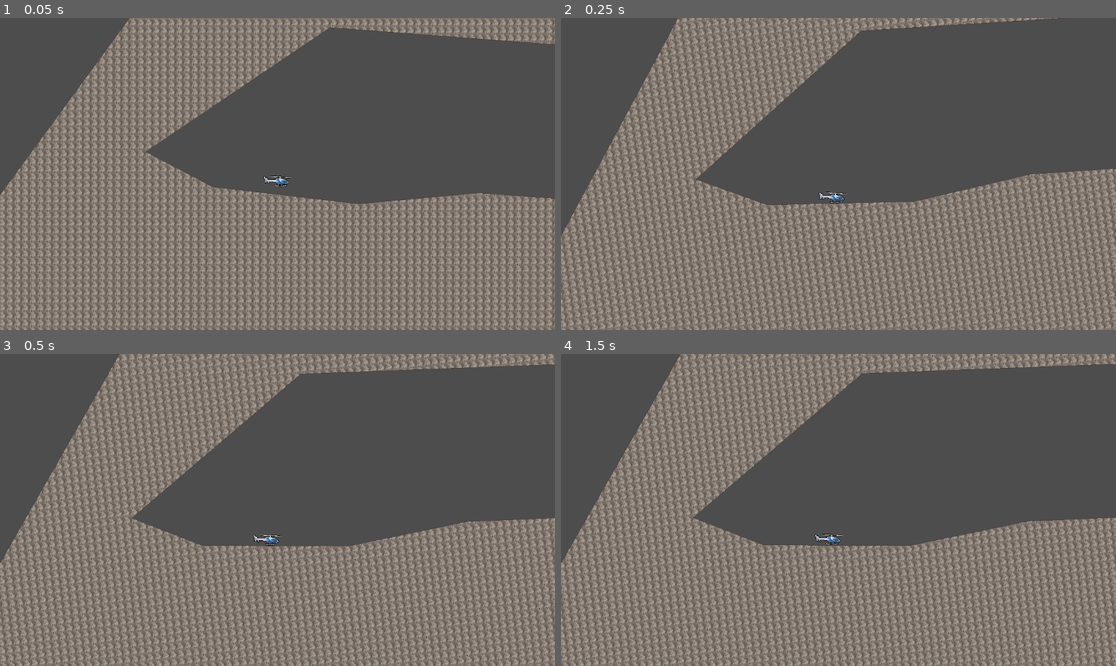
Above: before the commit, frames 1-4 (two rows, left to right).
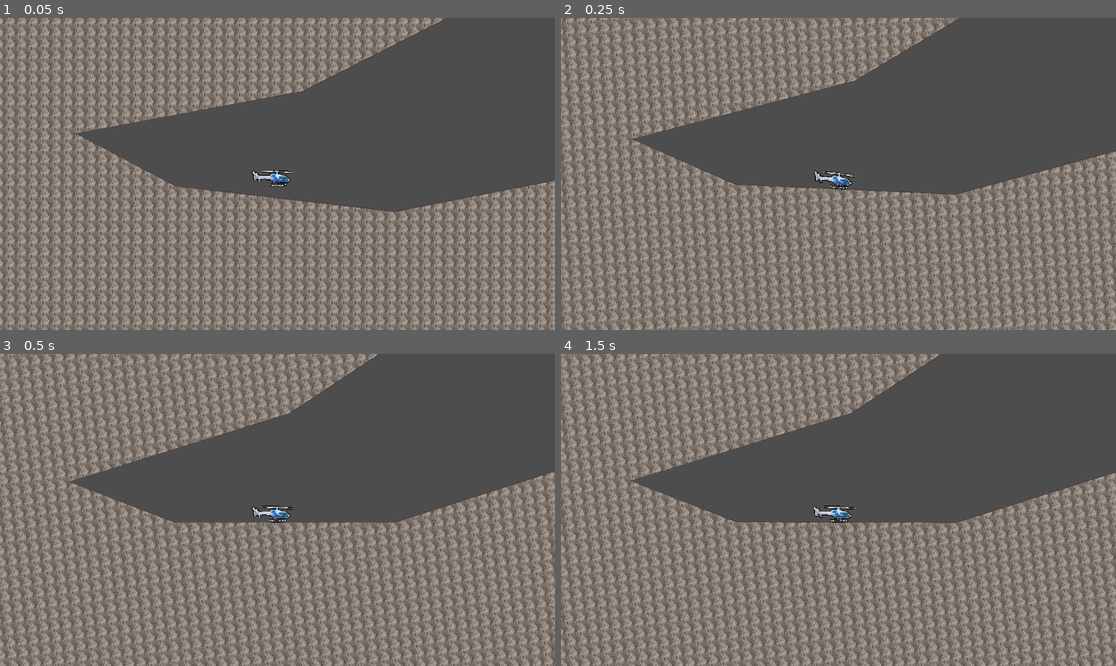
Above: after the commit, the same moments.

Repository: crispyBrownWork/fathelicopter
Game: Godot game, scene res://world_environment.tscn
Same seed, same stepped clock (60 frames per second), same inputs: the game is played once before the commit and once after it.
Inputs (mouse positions are in pixels of both pictures, inside the frame that each line leads up to):
- Up to frame 1 (0.05 s): no input
- Up to frame 2 (0.25 s): no input
- Up to frame 3 (0.5 s): no input
- Up to frame 4 (1.5 s): tap Enter at 0.5 s; move the mouse to (960, 494) at 0.52 s; hold Right (ui_right) 0.53-1.25 s; hold Alt 0.53-1.25 s; click (960, 494) at 0.67 s; tap Space at 0.77, 1.25 s; drag from (727, 525) to (810, 572) at 1.27 s

The runs differ from the first frame. In frame 1, 39% of the frame differs, in the area x 0-100%, y 0-100%; in frame 2, 38%; in frame 3, 40%; in frame 4, 40%.

Commit message:
removed camera offset

Diff:
--- a/world_environment.tscn
+++ b/world_environment.tscn
@@ -13,7 +13,7 @@
 [ext_resource type="Script" path="res://addons/rmsmartshape/materials/shape_material.gd" id="10_p0ep2"]
 [ext_resource type="Script" path="res://RigidBody2D.gd" id="11_k5bjk"]
 
-[sub_resource type="Resource" id="Resource_5dvvg"]
+[sub_resource type="Resource" id="Resource_03r7b"]
 script = ExtResource("3_lqk3r")
 texture_idx = 0
 flip = false
@@ -24,9 +24,9 @@
 position = Vector2(125.422, 340.091)
 point_in = Vector2(0, 0)
 point_out = Vector2(0, 0)
-properties = SubResource("Resource_5dvvg")
-
-[sub_resource type="Resource" id="Resource_hjlyl"]
+properties = SubResource("Resource_03r7b")
+
+[sub_resource type="Resource" id="Resource_pgwqg"]
 script = ExtResource("3_lqk3r")
 texture_idx = 0
 flip = false
@@ -37,9 +37,9 @@
 position = Vector2(264.415, 412.967)
 point_in = Vector2(0, 0)
 point_out = Vector2(0, 0)
-properties = SubResource("Resource_hjlyl")
-
-[sub_resource type="Resource" id="Resource_sen72"]
+properties = SubResource("Resource_pgwqg")
+
+[sub_resource type="Resource" id="Resource_hffkm"]
 script = ExtResource("3_lqk3r")
 texture_idx = 0
 flip = false
@@ -50,9 +50,9 @@
 position = Vector2(567.034, 448.314)
 point_in = Vector2(0, 0)
 point_out = Vector2(0, 0)
-properties = SubResource("Resource_sen72")
-
-[sub_resource type="Resource" id="Resource_sl6bo"]
+properties = SubResource("Resource_hffkm")
+
+[sub_resource type="Resource" id="Resource_56gq8"]
 script = ExtResource("3_lqk3r")
 texture_idx = 0
 flip = false
@@ -60,12 +60,12 @@
 
 [sub_resource type="Resource" id="Resource_qb1jj"]
 script = ExtResource("4_73ilf")
-position = Vector2(815.239, 425.636)
-point_in = Vector2(0, 0)
-point_out = Vector2(0, 0)
-properties = SubResource("Resource_sl6bo")
-
-[sub_resource type="Resource" id="Resource_ejn20"]
+position = Vector2(864.44, 390.054)
+point_in = Vector2(0, 0)
+point_out = Vector2(0, 0)
+properties = SubResource("Resource_56gq8")
+
+[sub_resource type="Resource" id="Resource_v8f85"]
 script = ExtResource("3_lqk3r")
 texture_idx = 0
 flip = false
@@ -73,12 +73,12 @@
 
 [sub_resource type="Resource" id="Resource_dxkk4"]
 script = ExtResource("4_73ilf")
-position = Vector2(1551.12, 469.199)
-point_in = Vector2(0, 0)
-point_out = Vector2(0, 0)
-properties = SubResource("Resource_ejn20")
-
-[sub_resource type="Resource" id="Resource_cgh3e"]
+position = Vector2(1577.82, 307.683)
+point_in = Vector2(0, 0)
+point_out = Vector2(0, 0)
+properties = SubResource("Resource_v8f85")
+
+[sub_resource type="Resource" id="Resource_n1fq8"]
 script = ExtResource("3_lqk3r")
 texture_idx = 0
 flip = false
@@ -89,9 +89,9 @@
 position = Vector2(1368.23, 733.642)
 point_in = Vector2(0, 0)
 point_out = Vector2(0, 0)
-properties = SubResource("Resource_cgh3e")
-
-[sub_resource type="Resource" id="Resource_v7d3i"]
+properties = SubResource("Resource_n1fq8")
+
+[sub_resource type="Resource" id="Resource_rbp7r"]
 script = ExtResource("3_lqk3r")
 texture_idx = 0
 flip = false
@@ -102,9 +102,9 @@
 position = Vector2(468.76, 859.049)
 point_in = Vector2(0, 0)
 point_out = Vector2(0, 0)
-properties = SubResource("Resource_v7d3i")
-
-[sub_resource type="Resource" id="Resource_8mkyl"]
+properties = SubResource("Resource_rbp7r")
+
+[sub_resource type="Resource" id="Resource_bb0mr"]
 script = ExtResource("3_lqk3r")
 texture_idx = 0
 flip = false
@@ -115,9 +115,9 @@
 position = Vector2(125.422, 340.091)
 point_in = Vector2(0, 0)
 point_out = Vector2(0, 0)
-properties = SubResource("Resource_8mkyl")
-
-[sub_resource type="Resource" id="Resource_vouaj"]
+properties = SubResource("Resource_bb0mr")
+
+[sub_resource type="Resource" id="Resource_q5p6f"]
 script = ExtResource("3_lqk3r")
 texture_idx = 0
 flip = false
@@ -128,9 +128,9 @@
 position = Vector2(-37.728, 780.934)
 point_in = Vector2(0, 0)
 point_out = Vector2(0, 0)
-properties = SubResource("Resource_vouaj")
-
-[sub_resource type="Resource" id="Resource_4d3r2"]
+properties = SubResource("Resource_q5p6f")
+
+[sub_resource type="Resource" id="Resource_n7ny5"]
 script = ExtResource("3_lqk3r")
 texture_idx = 0
 flip = false
@@ -141,9 +141,9 @@
 position = Vector2(182.758, 791.013)
 point_in = Vector2(0, 0)
 point_out = Vector2(0, 0)
-properties = SubResource("Resource_4d3r2")
-
-[sub_resource type="Resource" id="Resource_jn7hi"]
+properties = SubResource("Resource_n7ny5")
+
+[sub_resource type="Resource" id="Resource_syrkm"]
 script = ExtResource("3_lqk3r")
 texture_idx = 0
 flip = false
@@ -154,9 +154,9 @@
 position = Vector2(932.036, 860.941)
 point_in = Vector2(0, 0)
 point_out = Vector2(0, 0)
-properties = SubResource("Resource_jn7hi")
-
-[sub_resource type="Resource" id="Resource_e7ey3"]
+properties = SubResource("Resource_syrkm")
+
+[sub_resource type="Resource" id="Resource_5nrld"]
 script = ExtResource("3_lqk3r")
 texture_idx = 0
 flip = false
@@ -167,9 +167,9 @@
 position = Vector2(3070.97, -525.528)
 point_in = Vector2(0, 0)
 point_out = Vector2(0, 0)
-properties = SubResource("Resource_e7ey3")
-
-[sub_resource type="Resource" id="Resource_4uin7"]
+properties = SubResource("Resource_5nrld")
+
+[sub_resource type="Resource" id="Resource_si231"]
 script = ExtResource("3_lqk3r")
 texture_idx = 0
 flip = false
@@ -180,9 +180,9 @@
 position = Vector2(1182.22, 451.571)
 point_in = Vector2(0, 0)
 point_out = Vector2(0, 0)
-properties = SubResource("Resource_4uin7")
-
-[sub_resource type="Resource" id="Resource_nqjg0"]
+properties = SubResource("Resource_si231")
+
+[sub_resource type="Resource" id="Resource_nagjg"]
 script = ExtResource("3_lqk3r")
 texture_idx = 0
 flip = false
@@ -193,9 +193,9 @@
 position = Vector2(-348.411, 664.197)
 point_in = Vector2(0, 0)
 point_out = Vector2(0, 0)
-properties = SubResource("Resource_nqjg0")
-
-[sub_resource type="Resource" id="Resource_40ede"]
+properties = SubResource("Resource_nagjg")
+
+[sub_resource type="Resource" id="Resource_5ms0v"]
 script = ExtResource("3_lqk3r")
 texture_idx = 0
 flip = false
@@ -206,9 +206,9 @@
 position = Vector2(145.48, -11.2319)
 point_in = Vector2(0, 0)
 point_out = Vector2(0, 0)
-properties = SubResource("Resource_40ede")
-
-[sub_resource type="Resource" id="Resource_wybp1"]
+properties = SubResource("Resource_5ms0v")
+
+[sub_resource type="Resource" id="Resource_bsd6y"]
 script = ExtResource("3_lqk3r")
 texture_idx = 0
 flip = false
@@ -216,12 +216,12 @@
 
 [sub_resource type="Resource" id="Resource_yr2kw"]
 script = ExtResource("4_73ilf")
-position = Vector2(508.556, 82.2069)
-point_in = Vector2(0, 0)
-point_out = Vector2(0, 0)
-properties = SubResource("Resource_wybp1")
-
-[sub_resource type="Resource" id="Resource_r5umn"]
+position = Vector2(773.664, 112.753)
+point_in = Vector2(0, 0)
+point_out = Vector2(0, 0)
+properties = SubResource("Resource_bsd6y")
+
+[sub_resource type="Resource" id="Resource_mq7p0"]
 script = ExtResource("3_lqk3r")
 texture_idx = 0
 flip = false
@@ -232,9 +232,9 @@
 position = Vector2(1138.6, -53.9467)
 point_in = Vector2(0, 0)
 point_out = Vector2(0, 0)
-properties = SubResource("Resource_r5umn")
-
-[sub_resource type="Resource" id="Resource_a33dr"]
+properties = SubResource("Resource_mq7p0")
+
+[sub_resource type="Resource" id="Resource_7l7e0"]
 script = ExtResource("3_lqk3r")
 texture_idx = 0
 flip = false
@@ -242,12 +242,12 @@
 
 [sub_resource type="Resource" id="Resource_5vhp3"]
 script = ExtResource("4_73ilf")
-position = Vector2(1138.6, 130.261)
-point_in = Vector2(0, 0)
-point_out = Vector2(0, 0)
-properties = SubResource("Resource_a33dr")
-
-[sub_resource type="Resource" id="Resource_y8f0y"]
+position = Vector2(1179.98, 198.338)
+point_in = Vector2(0, 0)
+point_out = Vector2(0, 0)
+properties = SubResource("Resource_7l7e0")
+
+[sub_resource type="Resource" id="Resource_p7u7c"]
 script = ExtResource("3_lqk3r")
 texture_idx = 0
 flip = false
@@ -255,12 +255,12 @@
 
 [sub_resource type="Resource" id="Resource_bdcjh"]
 script = ExtResource("4_73ilf")
-position = Vector2(1795.34, 122.252)
-point_in = Vector2(0, 0)
-point_out = Vector2(0, 0)
-properties = SubResource("Resource_y8f0y")
-
-[sub_resource type="Resource" id="Resource_jabnd"]
+position = Vector2(2213.55, 80.92)
+point_in = Vector2(0, 0)
+point_out = Vector2(0, 0)
+properties = SubResource("Resource_p7u7c")
+
+[sub_resource type="Resource" id="Resource_vp3ik"]
 script = ExtResource("3_lqk3r")
 texture_idx = 0
 flip = false
@@ -271,9 +271,9 @@
 position = Vector2(1856.74, -56.6164)
 point_in = Vector2(0, 0)
 point_out = Vector2(0, 0)
-properties = SubResource("Resource_jabnd")
-
-[sub_resource type="Resource" id="Resource_dykup"]
+properties = SubResource("Resource_vp3ik")
+
+[sub_resource type="Resource" id="Resource_ra6rk"]
 script = ExtResource("3_lqk3r")
 texture_idx = 0
 flip = false
@@ -281,12 +281,12 @@
 
 [sub_resource type="Resource" id="Resource_cs4kf"]
 script = ExtResource("4_73ilf")
-position = Vector2(2396.73, 211.196)
-point_in = Vector2(0, 0)
-point_out = Vector2(0, 0)
-properties = SubResource("Resource_dykup")
-
-[sub_resource type="Resource" id="Resource_p3q3m"]
+position = Vector2(2226.12, -241.645)
+point_in = Vector2(0, 0)
+point_out = Vector2(0, 0)
+properties = SubResource("Resource_ra6rk")
+
+[sub_resource type="Resource" id="Resource_0ge3k"]
 script = ExtResource("3_lqk3r")
 texture_idx = 0
 flip = false
@@ -297,9 +297,9 @@
 position = Vector2(2983.85, 853.756)
 point_in = Vector2(0, 0)
 point_out = Vector2(0, 0)
-properties = SubResource("Resource_p3q3m")
-
-[sub_resource type="Resource" id="Resource_oifad"]
+properties = SubResource("Resource_0ge3k")
+
+[sub_resource type="Resource" id="Resource_ktf3x"]
 script = ExtResource("3_lqk3r")
 texture_idx = 0
 flip = false
@@ -307,12 +307,12 @@
 
 [sub_resource type="Resource" id="Resource_f6bta"]
 script = ExtResource("4_73ilf")
-position = Vector2(2850.3, 533.736)
-point_in = Vector2(0, 0)
-point_out = Vector2(0, 0)
-properties = SubResource("Resource_oifad")
-
-[sub_resource type="Resource" id="Resource_daxjf"]
+position = Vector2(2693.5, 427.79)
+point_in = Vector2(0, 0)
+point_out = Vector2(0, 0)
+properties = SubResource("Resource_ktf3x")
+
+[sub_resource type="Resource" id="Resource_ientv"]
 script = ExtResource("3_lqk3r")
 texture_idx = 0
 flip = false
@@ -323,9 +323,9 @@
 position = Vector2(2628.24, -796.635)
 point_in = Vector2(0, 0)
 point_out = Vector2(0, 0)
-properties = SubResource("Resource_daxjf")
-
-[sub_resource type="Resource" id="Resource_6wch7"]
+properties = SubResource("Resource_ientv")
+
+[sub_resource type="Resource" id="Resource_t8ji5"]
 script = ExtResource("3_lqk3r")
 texture_idx = 0
 flip = false
@@ -336,9 +336,9 @@
 position = Vector2(3908.29, -1855.85)
 point_in = Vector2(0, 0)
 point_out = Vector2(0, 0)
-properties = SubResource("Resource_6wch7")
-
-[sub_resource type="Resource" id="Resource_sgdcu"]
+properties = SubResource("Resource_t8ji5")
+
+[sub_resource type="Resource" id="Resource_oef1x"]
 script = ExtResource("3_lqk3r")
 texture_idx = 0
 flip = false
@@ -349,9 +349,9 @@
 position = Vector2(2210.19, -1582)
 point_in = Vector2(0, 0)
 point_out = Vector2(0, 0)
-properties = SubResource("Resource_sgdcu")
-
-[sub_resource type="Resource" id="Resource_3j030"]
+properties = SubResource("Resource_oef1x")
+
+[sub_resource type="Resource" id="Resource_5m2so"]
 script = ExtResource("3_lqk3r")
 texture_idx = 0
 flip = false
@@ -359,12 +359,12 @@
 
 [sub_resource type="Resource" id="Resource_4cj8k"]
 script = ExtResource("4_73ilf")
-position = Vector2(5161.9, -726.842)
-point_in = Vector2(0, 0)
-point_out = Vector2(0, 0)
-properties = SubResource("Resource_3j030")
-
-[sub_resource type="Resource" id="Resource_bau60"]
+position = Vector2(5040.6, -662.625)
+point_in = Vector2(0, 0)
+point_out = Vector2(0, 0)
+properties = SubResource("Resource_5m2so")
+
+[sub_resource type="Resource" id="Resource_iuobi"]
 script = ExtResource("3_lqk3r")
 texture_idx = 0
 flip = false
@@ -372,12 +372,12 @@
 
 [sub_resource type="Resource" id="Resource_rwmdr"]
 script = ExtResource("4_73ilf")
-position = Vector2(5349.58, -1560.3)
-point_in = Vector2(0, 0)
-point_out = Vector2(0, 0)
-properties = SubResource("Resource_bau60")
-
-[sub_resource type="Resource" id="Resource_5vaia"]
+position = Vector2(5380.18, -862.904)
+point_in = Vector2(0, 0)
+point_out = Vector2(0, 0)
+properties = SubResource("Resource_iuobi")
+
+[sub_resource type="Resource" id="Resource_rf4f8"]
 script = ExtResource("3_lqk3r")
 texture_idx = 0
 flip = false
@@ -388,9 +388,9 @@
 position = Vector2(7441.1, -1764.06)
 point_in = Vector2(0, 0)
 point_out = Vector2(0, 0)
-properties = SubResource("Resource_5vaia")
-
-[sub_resource type="Resource" id="Resource_jxld5"]
+properties = SubResource("Resource_rf4f8")
+
+[sub_resource type="Resource" id="Resource_fhxkt"]
 script = ExtResource("3_lqk3r")
 texture_idx = 0
 flip = false
@@ -401,7 +401,7 @@
 position = Vector2(6428.24, -1818)
 point_in = Vector2(0, 0)
 point_out = Vector2(0, 0)
-properties = SubResource("Resource_jxld5")
+properties = SubResource("Resource_fhxkt")
 
 [sub_resource type="Resource" id="Resource_2cioa"]
 script = ExtResource("3_lqk3r")
@@ -416,7 +416,7 @@
 point_out = Vector2(0, 0)
 properties = SubResource("Resource_2cioa")
 
-[sub_resource type="Resource" id="Resource_jkra6"]
+[sub_resource type="Resource" id="Resource_unj1m"]
 script = ExtResource("3_lqk3r")
 texture_idx = 0
 flip = false
@@ -424,10 +424,10 @@
 
 [sub_resource type="Resource" id="Resource_bnl1v"]
 script = ExtResource("4_73ilf")
-position = Vector2(5956.94, -132.988)
-point_in = Vector2(0, 0)
-point_out = Vector2(0, 0)
-properties = SubResource("Resource_jkra6")
+position = Vector2(5507.64, -600.6)
+point_in = Vector2(0, 0)
+point_out = Vector2(0, 0)
+properties = SubResource("Resource_unj1m")
 
 [sub_resource type="Resource" id="Resource_qv2xe"]
 script = ExtResource("3_lqk3r")
@@ -437,12 +437,12 @@
 
 [sub_resource type="Resource" id="Resource_tpwt7"]
 script = ExtResource("4_73ilf")
-position = Vector2(5371.33, 350.983)
+position = Vector2(5162.55, 164.654)
 point_in = Vector2(0, 0)
 point_out = Vector2(0, 0)
 properties = SubResource("Resource_qv2xe")
 
-[sub_resource type="Resource" id="Resource_10m24"]
+[sub_resource type="Resource" id="Resource_th6tr"]
 script = ExtResource("3_lqk3r")
 texture_idx = 0
 flip = false
@@ -453,9 +453,9 @@
 position = Vector2(6213.59, 1152.56)
 point_in = Vector2(0, 0)
 point_out = Vector2(0, 0)
-properties = SubResource("Resource_10m24")
-
-[sub_resource type="Resource" id="Resource_xnbqf"]
+properties = SubResource("Resource_th6tr")
+
+[sub_resource type="Resource" id="Resource_gn5hr"]
 script = ExtResource("3_lqk3r")
 texture_idx = 0
 flip = false
@@ -463,10 +463,166 @@
 
 [sub_resource type="Resource" id="Resource_x5gqg"]
 script = ExtResource("4_73ilf")
-position = Vector2(8658.83, -777.262)
-point_in = Vector2(0, 0)
-point_out = Vector2(0, 0)
-properties = SubResource("Resource_xnbqf")
+position = Vector2(6144.35, 151.51)
+point_in = Vector2(0, 0)
+point_out = Vector2(0, 0)
+properties = SubResource("Resource_gn5hr")
+
+[sub_resource type="Resource" id="Resource_u5go3"]
+script = ExtResource("3_lqk3r")
+texture_idx = 0
+flip = false
+width = 1.0
+
+[sub_resource type="Resource" id="Resource_rfeh6"]
+script = ExtResource("4_73ilf")
+position = Vector2(439.055, 281.934)
+point_in = Vector2(0, 0)
+point_out = Vector2(0, 0)
+properties = SubResource("Resource_u5go3")
+
+[sub_resource type="Resource" id="Resource_jnafn"]
+script = ExtResource("3_lqk3r")
+texture_idx = 0
+flip = false
+width = 1.0
+
+[sub_resource type="Resource" id="Resource_krk77"]
+script = ExtResource("4_73ilf")
+position = Vector2(1547.24, 106.773)
+point_in = Vector2(0, 0)
+point_out = Vector2(0, 0)
+properties = SubResource("Resource_jnafn")
+
+[sub_resource type="Resource" id="Resource_2ctwo"]
+script = ExtResource("3_lqk3r")
+texture_idx = 0
+flip = false
+width = 1.0
+
+[sub_resource type="Resource" id="Resource_tat3o"]
+script = ExtResource("4_73ilf")
+position = Vector2(2732.52, 16.3537)
+point_in = Vector2(0, 0)
+point_out = Vector2(0, 0)
+properties = SubResource("Resource_2ctwo")
+
+[sub_resource type="Resource" id="Resource_kyy6n"]
+script = ExtResource("3_lqk3r")
+texture_idx = 0
+flip = false
+width = 1.0
+
+[sub_resource type="Resource" id="Resource_tvl31"]
+script = ExtResource("4_73ilf")
+position = Vector2(2519.93, -390.966)
+point_in = Vector2(0, 0)
+point_out = Vector2(0, 0)
+properties = SubResource("Resource_kyy6n")
+
+[sub_resource type="Resource" id="Resource_nyoiw"]
+script = ExtResource("3_lqk3r")
+texture_idx = 0
+flip = false
+width = 1.0
+
+[sub_resource type="Resource" id="Resource_nujrh"]
+script = ExtResource("4_73ilf")
+position = Vector2(3575.62, -809.141)
+point_in = Vector2(0, 0)
+point_out = Vector2(0, 0)
+properties = SubResource("Resource_nyoiw")
+
+[sub_resource type="Resource" id="Resource_6v51k"]
+script = ExtResource("3_lqk3r")
+texture_idx = 0
+flip = false
+width = 1.0
+
+[sub_resource type="Resource" id="Resource_kgwb5"]
+script = ExtResource("4_73ilf")
+position = Vector2(4091.96, -1083.02)
+point_in = Vector2(0, 0)
+point_out = Vector2(0, 0)
+properties = SubResource("Resource_6v51k")
+
+[sub_resource type="Resource" id="Resource_fydkd"]
+script = ExtResource("3_lqk3r")
+texture_idx = 0
+flip = false
+width = 1.0
+
+[sub_resource type="Resource" id="Resource_qijjk"]
+script = ExtResource("4_73ilf")
+position = Vector2(4778.9, -961.796)
+point_in = Vector2(0, 0)
+point_out = Vector2(0, 0)
+properties = SubResource("Resource_fydkd")
+
+[sub_resource type="Resource" id="Resource_imdtr"]
+script = ExtResource("3_lqk3r")
+texture_idx = 0
+flip = false
+width = 1.0
+
+[sub_resource type="Resource" id="Resource_11ym5"]
+script = ExtResource("4_73ilf")
+position = Vector2(7092.36, -49.6453)
+point_in = Vector2(0, 0)
+point_out = Vector2(0, 0)
+properties = SubResource("Resource_imdtr")
+
+[sub_resource type="Resource" id="Resource_1j86v"]
+script = ExtResource("3_lqk3r")
+texture_idx = 0
+flip = false
+width = 1.0
+
+[sub_resource type="Resource" id="Resource_rspvb"]
+script = ExtResource("4_73ilf")
+position = Vector2(7598.28, 124.028)
+point_in = Vector2(0, 0)
+point_out = Vector2(0, 0)
+properties = SubResource("Resource_1j86v")
+
+[sub_resource type="Resource" id="Resource_rho37"]
+script = ExtResource("3_lqk3r")
+texture_idx = -2
+flip = false
+width = 1.0
+
+[sub_resource type="Resource" id="Resource_v3vvv"]
+script = ExtResource("4_73ilf")
+position = Vector2(6337.26, 599.74)
+point_in = Vector2(0, 0)
+point_out = Vector2(0, 0)
+properties = SubResource("Resource_rho37")
+
+[sub_resource type="Resource" id="Resource_2gpsr"]
+script = ExtResource("3_lqk3r")
+texture_idx = 0
+flip = false
+width = 1.0
+
+[sub_resource type="Resource" id="Resource_s6nq4"]
+script = ExtResource("4_73ilf")
+position = Vector2(5416.33, -157.314)
+point_in = Vector2(0, 0)
+point_out = Vector2(0, 0)
+properties = SubResource("Resource_2gpsr")
+
+[sub_resource type="Resource" id="Resource_fnasl"]
+script = ExtResource("3_lqk3r")
+texture_idx = 0
+flip = false
+width = 1.0
+
+[sub_resource type="Resource" id="Resource_4v8g7"]
+script = ExtResource("4_73ilf")
+position = Vector2(4989.4, 10.1346)
+point_in = Vector2(0, 0)
+point_out = Vector2(0, 0)
+properties = SubResource("Resource_fnasl")
 
 [sub_resource type="Resource" id="Resource_ymv28"]
 script = ExtResource("5_ff5et")
@@ -505,13 +661,25 @@
 36: SubResource("Resource_bnl1v"),
 39: SubResource("Resource_tpwt7"),
 40: SubResource("Resource_msxbg"),
-41: SubResource("Resource_x5gqg")
+41: SubResource("Resource_x5gqg"),
+42: SubResource("Resource_rfeh6"),
+43: SubResource("Resource_krk77"),
+44: SubResource("Resource_tat3o"),
+45: SubResource("Resource_tvl31"),
+46: SubResource("Resource_nujrh"),
+47: SubResource("Resource_kgwb5"),
+48: SubResource("Resource_qijjk"),
+49: SubResource("Resource_11ym5"),
+50: SubResource("Resource_rspvb"),
+51: SubResource("Resource_v3vvv"),
+52: SubResource("Resource_s6nq4"),
+53: SubResource("Resource_4v8g7")
 }
-_point_order = PackedInt32Array(0, 1, 2, 3, 17, 4, 27, 16, 31, 39, 35, 40, 26, 5, 13, 6, 12, 9, 18, 19, 21, 24, 30, 29, 34, 33, 41, 36, 32, 28, 25, 23, 22, 20, 7)
+_point_order = PackedInt32Array(0, 1, 2, 3, 17, 4, 27, 44, 16, 31, 53, 39, 51, 50, 35, 40, 26, 5, 13, 6, 12, 9, 18, 19, 21, 24, 30, 29, 34, 33, 49, 41, 52, 36, 32, 48, 47, 46, 28, 45, 25, 23, 43, 22, 20, 42, 7)
 _constraints = {
 Vector2i(0, 7): 15
 }
-_next_key = 42
+_next_key = 54
 _material_overrides = {}
 tessellation_stages = 3
 tessellation_tolerance = 6.0
@@ -582,7 +750,7 @@
 
 [node name="CollisionPolygon2D" type="CollisionPolygon2D" parent="Terrain/StaticBody2D"]
 modulate = Color(1, 1, 1, 0.3)
-polygon = PackedVector2Array(125.422, 340.091, 264.415, 412.967, 567.034, 448.314, 815.239, 425.636, 1182.22, 451.571, 1551.12, 469.199, 2850.3, 533.736, 3070.97, -525.528, 5161.9, -726.842, 5371.33, 350.983, 9065.48, 923.048, 6213.59, 1152.56, 2983.85, 853.756, 1368.23, 733.642, 932.036, 860.941, 468.76, 859.049, 182.758, 791.013, -37.728, 780.934, -348.411, 664.197, 145.48, -11.2319, 1138.6, -53.9467, 1856.74, -56.6164, 2210.19, -1582, 3908.29, -1855.85, 6428.24, -1818, 7441.1, -1764.06, 8658.83, -777.262, 5956.94, -132.988, 5349.58, -1560.3, 2628.24, -796.635, 2396.73, 211.196, 1795.34, 122.252, 1138.6, 130.261, 508.556, 82.2069, 125.422, 340.091)
+polygon = PackedVector2Array(125.422, 340.091, 264.415, 412.967, 567.034, 448.314, 864.44, 390.054, 1182.22, 451.571, 1577.82, 307.683, 2693.5, 427.79, 2732.52, 16.3537, 3070.97, -525.528, 5040.6, -662.625, 4989.4, 10.1346, 5162.55, 164.654, 6337.26, 599.74, 7598.28, 124.028, 9065.48, 923.048, 6213.59, 1152.56, 2983.85, 853.756, 1368.23, 733.642, 932.036, 860.941, 468.76, 859.049, 182.758, 791.013, -37.728, 780.934, -348.411, 664.197, 145.48, -11.2319, 1138.6, -53.9467, 1856.74, -56.6164, 2210.19, -1582, 3908.29, -1855.85, 6428.24, -1818, 7441.1, -1764.06, 7092.36, -49.6453, 6144.35, 151.51, 5416.33, -157.314, 5507.64, -600.6, 5380.18, -862.904, 4778.9, -961.796, 4091.96, -1083.02, 3575.62, -809.141, 2628.24, -796.635, 2519.93, -390.966, 2226.12, -241.645, 2213.55, 80.92, 1547.24, 106.773, 1179.98, 198.338, 773.664, 112.753, 439.055, 281.934, 125.422, 340.091)
 
 [node name="Heli" type="RigidBody2D" parent="."]
 position = Vector2(400, 400)
@@ -597,20 +765,19 @@
 shape = SubResource("CapsuleShape2D_qbw6a")
 
 [node name="Camera2D" type="Camera2D" parent="Heli"]
-position = Vector2(-977, -538)
+position = Vector2(-379, -220)
 scale = Vector2(9017.22, 80853.8)
-offset = Vector2(400, 200)
 anchor_mode = 0
 ignore_rotation = false
+zoom = Vector2(1.5, 1.5)
 process_callback = 0
 position_smoothing_enabled = true
-position_smoothing_speed = 20.0
+position_smoothing_speed = 10.0
 rotation_smoothing_enabled = true
-rotation_smoothing_speed = 30.0
+rotation_smoothing_speed = 10.0
 drag_horizontal_offset = 1.0
 drag_vertical_offset = 1.0
 drag_left_margin = 0.0
 drag_top_margin = 0.0
 drag_right_margin = 0.0
 drag_bottom_margin = 0.0
-editor_draw_screen = false
Not shown: 1 places in world_environment.tscn that only renumber resources
